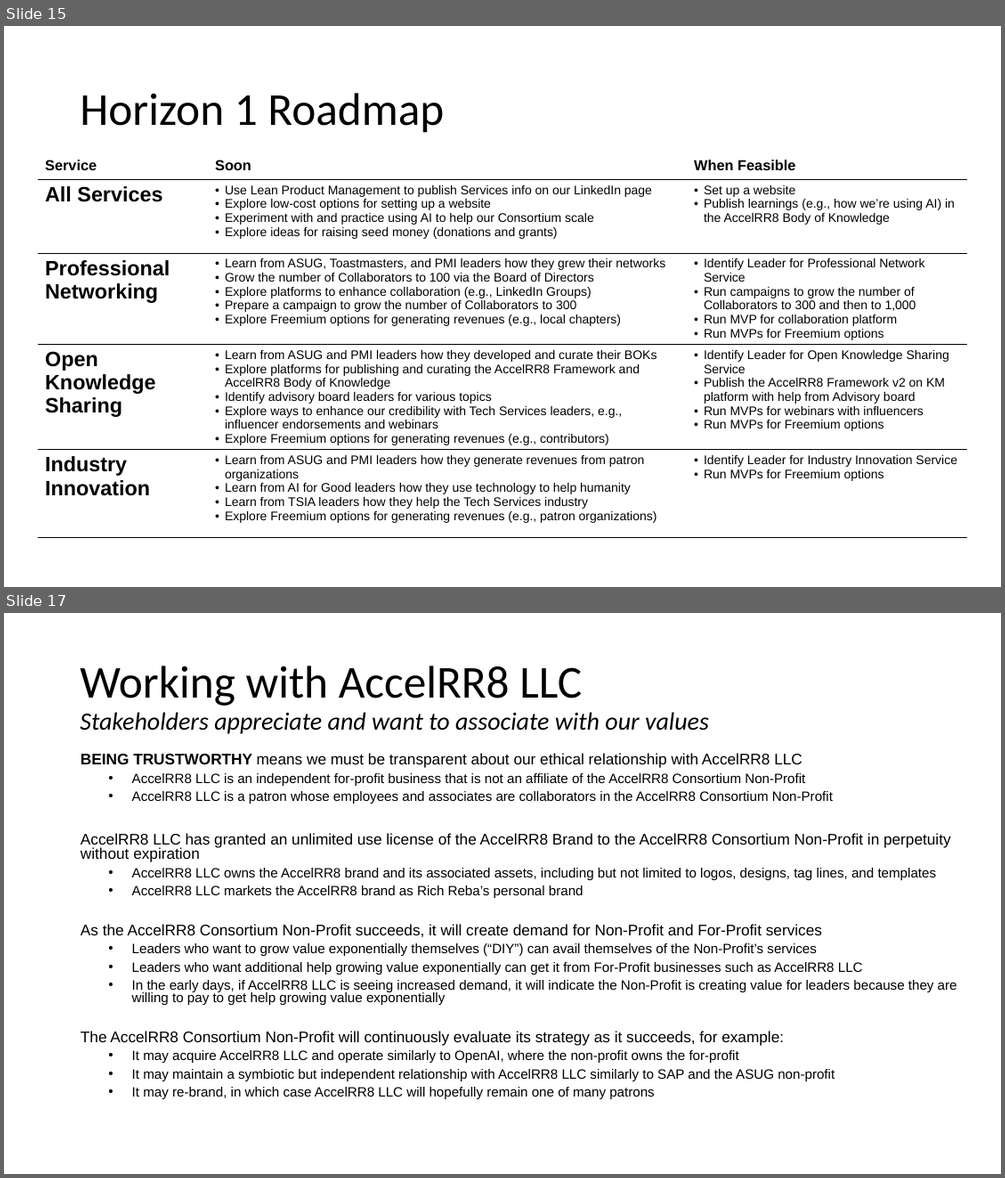
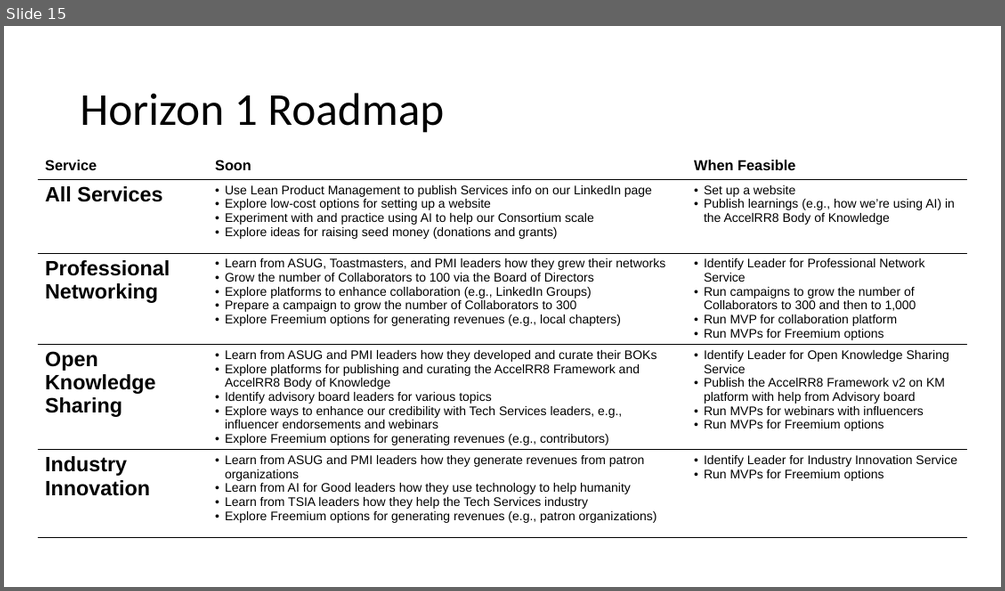
Before and after one commit to AccelRR8-Consortium-NonProfit/Management-Public, a slide deck: docs/1_Integration/1b_Strategy/AccelRR8 Consortium Non-Profit Organization Strategy.pptx. Shown one above the other, each under a label of ours: slides 15 and 17 before the commit, slide 15 after it; the slides between them are not shown. The pictures are 1005x1178 and 1005x591 pixels, drawn with LibreOffice and Linux fonts; fonts in the diff are those of the drawing; background and template pictures are left out. Boxes give left, top, right and bottom in pixels: in the first picture for what was removed or moved away, otherwise in the second. Text is boxed around its words. In the diff, an @@ line names an element or a change of style, - is before the commit and + after.

```diff
--- a/docs/1_Integration/1b_Strategy/AccelRR8 Consortium Non-Profit Organization Strategy.pptx
+++ b/docs/1_Integration/1b_Strategy/AccelRR8 Consortium Non-Profit Organization Strategy.pptx
@@ slide 17 removed at box(4, 613, 1001, 1174), background #FFFFFF @@
@@ title removed at box(80, 666, 709, 734) @@
-Working with AccelRR8 LLC
-Stakeholders appreciate and want to associate with our values
@@ text removed at box(81, 753, 957, 1099) @@
-BEING TRUSTWORTHY means we must be transparent about our ethical relationship with AccelRR8 LLC
-  • AccelRR8 LLC is an independent for-profit business that is not an affiliate of the AccelRR8 Consortium Non-Profit
-  • AccelRR8 LLC is a patron whose employees and associates are collaborators in the AccelRR8 Consortium Non-Profit
-AccelRR8 LLC has granted an unlimited use license of the AccelRR8 Brand to the AccelRR8 Consortium Non-Profit in perpetuity without expiration
-  • AccelRR8 LLC owns the AccelRR8 brand and its associated assets, including but not limited to logos, designs, tag lines, and templates
-  • AccelRR8 LLC markets the AccelRR8 brand as Rich Reba’s personal brand
-As the AccelRR8 Consortium Non-Profit succeeds, it will create demand for Non-Profit and For-Profit services
-  • Leaders who want to grow value exponentially themselves (“DIY”) can avail themselves of the Non-Profit’s services
-  • Leaders who want additional help growing value exponentially can get it from For-Profit businesses such as AccelRR8 LLC
-  • In the early days, if AccelRR8 LLC is seeing increased demand, it will indicate the Non-Profit is creating value for leaders because they are willing to pay to get help growing value exponentially
-The AccelRR8 Consortium Non-Profit will continuously evaluate its strategy as it succeeds, for example:
-  • It may acquire AccelRR8 LLC and operate similarly to OpenAI, where the non-profit owns the for-profit
-  • It may maintain a symbiotic but independent relationship with AccelRR8 LLC similarly to SAP and the ASUG non-profit
-  • It may re-brand, in which case AccelRR8 LLC will hopefully remain one of many patrons
```
Also in this commit, not shown: 6 other slides removed, 5 other files.
